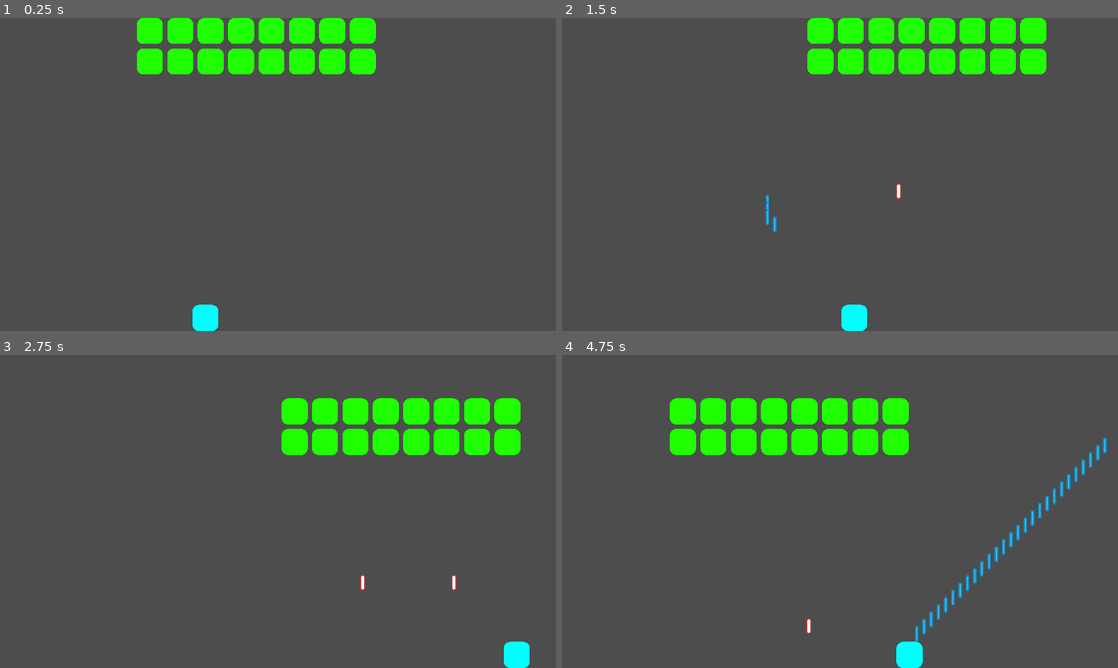
Above: before the commit, frames 1-4 (two rows, left to right).
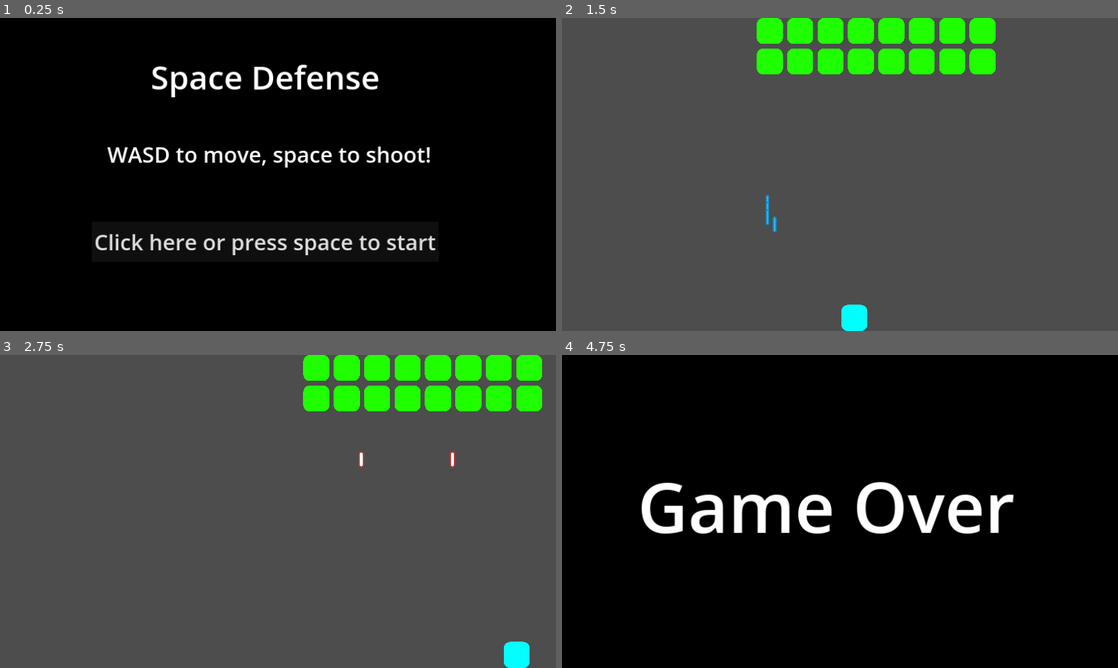
Above: after the commit, the same moments.

Repository: michael-j-coyne/space-defense
Game: Godot game, scene res://scenes/main.tscn
Same seed, same stepped clock (60 frames per second), same inputs: the game is played once before the commit and once after it.
Inputs (mouse positions are in pixels of both pictures, inside the frame that each line leads up to):
- Up to frame 1 (0.25 s): no input
- Up to frame 2 (1.5 s): click (828, 243) at 0.5 s, where only the run after the commit has a clickable "Click here or press space to …"; tap Enter (ui_accept) at 1.25 s; move the mouse to (962, 158) at 1.27 s; hold Right (ui_right) from 1.28 s (still down); hold Enter (ui_accept) from 1.28 s (still down); click (962, 158) at 1.42 s
- Up to frame 3 (2.75 s): release Right (ui_right) at 2 s; release Enter (ui_accept) at 2 s; drag from (166, 527) to (517, 655) at 2.02 s
- Up to frame 4 (4.75 s): move the mouse to (895, 442) at 2.77 s; hold Right (ui_right) 2.78-3.5 s; hold Enter (ui_accept) 2.78-3.5 s; tap Alt at 2.85 s; drag from (812, 574) to (789, 411) at 3.52 s; move the mouse to (1006, 558) at 4.27 s; hold Left (ui_left) from 4.28 s (still down); hold Enter (ui_accept) from 4.28 s (still down)

The runs differ from the first frame. In frame 1, 100% of the frame differs, in the area x 0-100%, y 0-100%; in frame 2, 4.7%; in frame 3, 10%; in frame 4, 100%.

Commit message:
Add start screen

Diff:
--- a/scenes/main.gd
+++ b/scenes/main.gd
@@ -10,6 +10,12 @@
 
 # Called when the node enters the scene tree for the first time.
 func _ready() -> void:
+	var start_screen = load("res://screens/start.tscn").instantiate()
+	add_child(start_screen)
+	await start_screen.start
+	start_screen.queue_free()
+	await start_screen.tree_exited
+
 	var level: Level = levels[current_level_index].instantiate() as Level
 	level.completed.connect(go_next_level)
 	level.failed.connect(_on_level_failed)
--- /dev/null
+++ b/screens/start.gd
@@ -0,0 +1,11 @@
+extends Sprite2D
+
+signal start
+
+func _process(_delta):
+	# Check if the space key is pressed.
+	if Input.is_action_just_pressed("ui_accept"):
+		start.emit()
+
+func _on_button_pressed() -> void:
+	start.emit()
--- /dev/null
+++ b/screens/start.tscn
@@ -0,0 +1,43 @@
+[gd_scene load_steps=3 format=3 uid="uid://v5btqcfntl7f"]
+
+[ext_resource type="Texture2D" uid="uid://btva022o2i1tt" path="res://assets/black_background.png" id="1_557s3"]
+[ext_resource type="Script" path="res://screens/start.gd" id="2_al3lh"]
+
+[node name="Start" type="Sprite2D"]
+texture = ExtResource("1_557s3")
+centered = false
+script = ExtResource("2_al3lh")
+
+[node name="RichTextLabel" type="RichTextLabel" parent="."]
+offset_left = 247.0
+offset_top = 278.0
+offset_right = 996.0
+offset_bottom = 390.0
+theme_override_font_sizes/normal_font_size = 50
+text = "WASD to move, space to shoot!
+"
+fit_content = true
+scroll_active = false
+autowrap_mode = 0
+
+[node name="RichTextLabel2" type="RichTextLabel" parent="."]
+offset_left = 347.0
+offset_top = 83.0
+offset_right = 892.0
+offset_bottom = 195.0
+theme_override_font_sizes/normal_font_size = 75
+text = "Space Defense
+"
+fit_content = true
+scroll_active = false
+autowrap_mode = 0
+
+[node name="Button" type="Button" parent="."]
+offset_left = 211.0
+offset_top = 469.0
+offset_right = 1010.0
+offset_bottom = 561.0
+theme_override_font_sizes/font_size = 50
+text = "Click here or press space to start"
+
+[connection signal="pressed" from="Button" to="." method="_on_button_pressed"]
